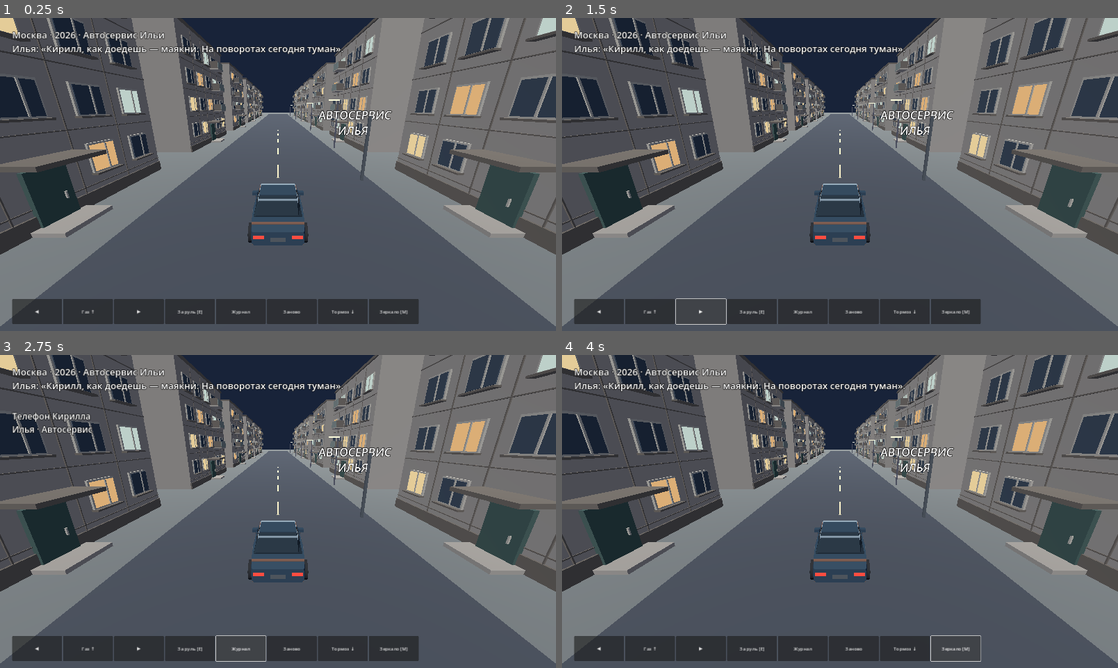
Above: before the commit, frames 1-4 (two rows, left to right).
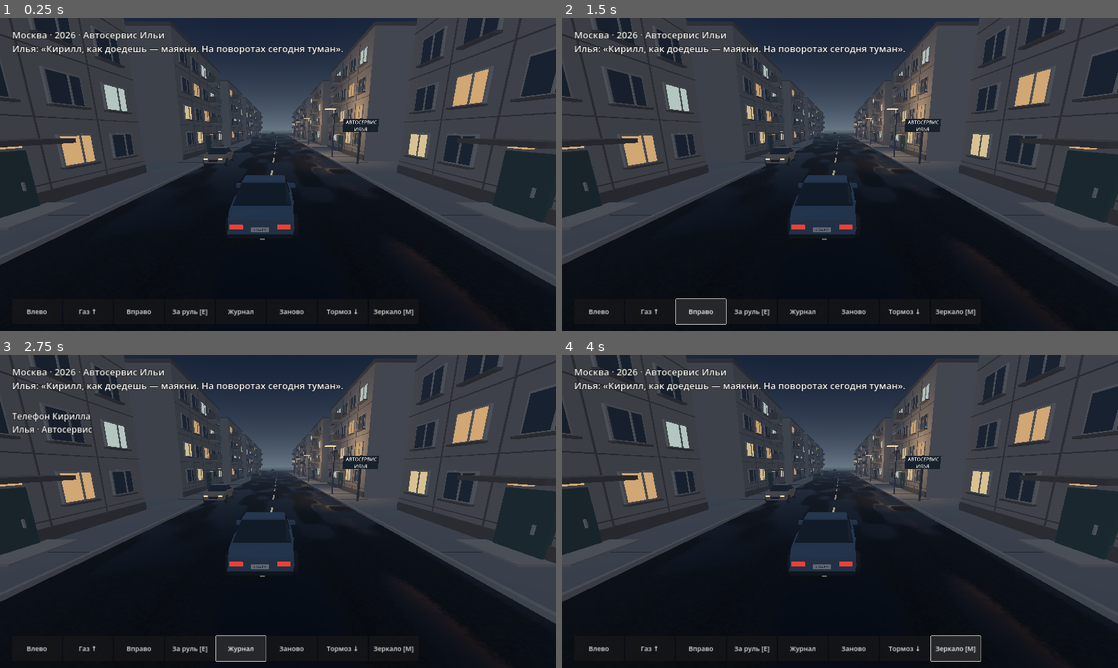
Above: after the commit, the same moments.

Repository: danilaextrem-afk/-
Game: Godot game, scene res://Content/NightRoad.tscn
The game is run twice, just before and just after one commit, with the same random seed, the same clock (stepped at 60 frames per second) and the same inputs.
Inputs (mouse positions are in pixels of both pictures, inside the frame that each line leads up to):
- Up to frame 1 (0.25 s): no input
- Up to frame 2 (1.5 s): click (600, 312) at 0.5 s, where only the run after the commit has a clickable "Влево"; click (701, 312) at 1.25 s, where only the run after the commit has a clickable "Вправо"
- Up to frame 3 (2.75 s): click "Журнал" at 2 s
- Up to frame 4 (4 s): click "Заново" at 2.75 s; click "Зеркало [M]" at 3.5 s

The runs differ from the first frame. In frame 1, 80% of the frame differs, in the area x 0-100%, y 0-100%; in frame 2, 80%; in frame 3, 79%; in frame 4, 80%.

Commit message:
Light and surface the night drive and capture the rendered gameplay frame

Diff:
--- /dev/null
+++ b/Content/Materials/wet_asphalt.gdshader
@@ -0,0 +1,32 @@
+shader_type spatial;
+
+varying vec2 ground;
+
+float hash21(vec2 p) {
+	vec3 q = fract(vec3(p.xyx) * vec3(.1031, .1030, .0973));
+	q += dot(q, q.yzx + 33.33);
+	return fract((q.x + q.y) * q.z);
+}
+float noise_at(vec2 p) {
+	vec2 cell = floor(p);
+	vec2 f = fract(p);
+	f = f*f*(3.0-2.0*f);
+	return mix(mix(hash21(cell),hash21(cell+vec2(1,0)),f.x),
+		mix(hash21(cell+vec2(0,1)),hash21(cell+1.0),f.x),f.y);
+}
+void vertex() {
+	ground = (MODEL_MATRIX * vec4(VERTEX,1.0)).xz;
+}
+void fragment() {
+	float grit = noise_at(ground * 21.0);
+	float pools = smoothstep(.47,.72,noise_at(ground*vec2(.83,.36)) + .09*grit);
+	float wheel = exp(-4.0*abs(abs(mod(ground.x,6.0)-3.0)-.81));
+	ALBEDO = mix(vec3(.082,.088,.102),vec3(.031,.042,.053),pools) * (.72+.43*grit-.18*wheel);
+	ROUGHNESS = mix(.87,.18,pools);
+	SPECULAR = mix(.32,.87,pools);
+	// Warm streaks from the right-hand lamps break up on rough patches.
+	float lamp_z = mod(ground.y+16.0+9.0,18.0)-9.0;
+	float ripple = noise_at(ground*vec2(2.8,8.0));
+	float streak = exp(-abs(ground.x-4.35-.5*(ripple-.5))*1.8-abs(lamp_z)*.22);
+	EMISSION = vec3(.45,.27,.12)*streak*pools*(.30+.70*ripple);
+}
--- a/Source/night_road.gd
+++ b/Source/night_road.gd
@@ -14,17 +14,34 @@
 var rear := false
 var recording := SubViewportContainer.new()
 var flame_nodes: Array[MeshInstance3D] = []
-var traffic := Node3D.new()
+var traffic := preload("res://Source/road_sedan.gd").new()
 var trip_time := 0.0
 
 func build_location() -> void:
+	var wet := ShaderMaterial.new()
+	wet.shader = preload("res://Content/Materials/wet_asphalt.gdshader")
+	pavement.material_override = wet
+	daylight.light_color = Color("#9aaece")
+	daylight.light_energy = .24
 	var night := WorldEnvironment.new()
 	var sky := Environment.new()
-	sky.background_mode = Environment.BG_COLOR
+	var dusk := ProceduralSkyMaterial.new()
+	dusk.sky_top_color = Color("#101a30")
+	dusk.sky_horizon_color = Color("#687784")
+	dusk.ground_horizon_color = dusk.sky_horizon_color
+	dusk.ground_bottom_color = Color("#252a32")
+	dusk.sun_angle_max = 0.0
+	sky.sky = Sky.new()
+	sky.sky.sky_material = dusk
+	sky.background_mode = Environment.BG_SKY
 	sky.background_color = Color("#182339")
 	sky.ambient_light_source = Environment.AMBIENT_SOURCE_COLOR
 	sky.ambient_light_color = Color("#b1bad6")
-	sky.ambient_light_energy = 0.5
+	sky.ambient_light_energy = .32
+	sky.fog_enabled = true
+	sky.fog_light_color = Color("#344052")
+	sky.fog_density = .008
+	sky.fog_sky_affect = .4
 	night.environment = sky
 	add_child(night)
 	for i in range(7):
@@ -34,23 +51,53 @@
 		var glow := fixture.mesh.surface_get_material(0) as StandardMaterial3D
 		glow.emission_enabled = true
 		glow.emission = Color("#ffe1a2")
+		var lamp := OmniLight3D.new()
+		city.add_child(lamp)
+		lamp.position = Vector3(5.9,4.95,z)
+		lamp.light_color = Color("#ffd4a2")
+		lamp.light_energy = 4.4
+		lamp.omni_range = 11
+		lamp.omni_attenuation = 1.2
+	for side in [-1,1]:
+		var headlight := SpotLight3D.new()
+		car.add_child(headlight)
+		headlight.position = Vector3(side*.60,.68,-2.16)
+		headlight.rotation_degrees.x = -8
+		headlight.light_color = Color("#fff0c8")
+		headlight.light_energy = 5.5
+		headlight.spot_range = 20
+		headlight.spot_angle = 26
+		headlight.spot_attenuation = 1.4
+		headlight.spot_angle_attenuation = 1.8
+	for side in [-1,1]:
+		block(city,Vector3(side*7.45,.015,-55),Vector3(2.8,.18,160),"777977")
+		block(city,Vector3(side*6.05,.035,-55),Vector3(.14,.22,160),"939089")
+		for i in 40:
+			block(city,Vector3(side*7.45,.108,20-4*i),Vector3(2.8,.012,.032),"4e5051")
 	city.add_child(figure)
 	block(figure,Vector3(0,1.0,0),Vector3(.48,1.6,.28),"202027")
 	block(figure,Vector3(0,1.98,0),Vector3(.32,.38,.32),"36303b")
+	traffic.paint_color = Color("#8f5948")
+	traffic.rotation.y = PI
+	traffic.position = Vector3(-3.1,0,-130)
 	city.add_child(traffic)
-	block(traffic,Vector3(0,.55,0),Vector3(1.7,.8,3.4),"775546")
-	block(traffic,Vector3(0,1.1,0),Vector3(1.45,.55,1.65),"899ca5")
-	for x in [-.6,.6]:
-		block(traffic,Vector3(x,.56,1.72),Vector3(.33,.16,.05),"ffe7ae")
-	block(city,Vector3(5.4,2,-5),Vector3(.16,4,.16),"4b5258")
+	for i in 3:
+		var parked := preload("res://Source/road_sedan.gd").new()
+		parked.paint_color = [Color("#a99e87"),Color("#53605a"),Color("#7f514c")][i]
+		parked.rotation.y = PI-.025*i
+		parked.position = Vector3(-4.9,0,-12-31*i)
+		city.add_child(parked)
+	block(city,Vector3(7.45,2,-11),Vector3(.16,4,.16),"4b5258")
 	var sign := Label3D.new()
 	sign.text = "АВТОСЕРВИС\nИЛЬЯ"
-	sign.font_size = 72
+	sign.font_size = 44
 	sign.pixel_size = 0.009
-	sign.position = Vector3(4.5,3.6,-5)
+	sign.position = Vector3(7.45,3.4,-10.89)
+	block(city,Vector3(7.45,3.4,-11),Vector3(2.95,1.1,.17),"29373e")
 	city.add_child(sign)
 
 func add_controls(row: HBoxContainer) -> void:
+	set_rear(false)
 	build_recording(row.get_parent())
 	brake = button(row,"Тормоз ↓")
 	button(row,"Зеркало [M]").pressed.connect(look_back)
@@ -60,8 +107,8 @@
 
 func set_rear(value: bool) -> void:
 	rear = value
-	camera.position = Vector3(0,2.0,-1.7) if rear else Vector3(0,4.5,7.4)
-	camera.rotation = Vector3(-0.08,PI,0) if rear else Vector3(-0.32,0,0)
+	camera.position = Vector3(0,2.0,-1.7) if rear else Vector3(.45,3.05,6.75)
+	camera.rotation = Vector3(-0.08,PI,0) if rear else Vector3(-.215,0,0)
 
 func look_back() -> void:
 	if phase in [Phase.DRIVE,Phase.ROADSIDE]:
@@ -161,6 +208,7 @@
 	if horse.visible:
 		horse.pose(speed*delta)
 	trip_time += delta
+	traffic.roll(8*delta)
 	traffic.position = Vector3(-3.1,0,-130+fmod(trip_time*8,155))
 	var distance := -mount.position.z
 	if phase == Phase.DRIVE and distance >= 17:
--- a/Source/road_sedan.gd
+++ b/Source/road_sedan.gd
@@ -1,5 +1,6 @@
 extends Node3D
 
+var paint_color := Color("#597991")
 var wheels: Array[Node3D] = []
 
 func finish(color: Color, metal: float, roughness: float) -> StandardMaterial3D:
@@ -54,7 +55,7 @@
 	attach(parent,mesh,mat,Vector3(offset,0,0)).rotation.z = PI/2
 
 func _ready() -> void:
-	var paint := finish(Color("#476278"),.48,.32)
+	var paint := finish(paint_color,.32,.28)
 	var glass := finish(Color("#303e49"),.30,.16)
 	var rubber := finish(Color("#24272b"),.0,.94)
 	var alloy := finish(Color("#899399"),.62,.35)
@@ -88,7 +89,17 @@
 		for side in [-1,1]:
 			trim(Vector3(side*.60,.68, -2.111 if end < 0 else 2.041),Vector3(.34,.115,.04),lens)
 	trim(Vector3(0,.57,-2.12),Vector3(.70,.17,.045),rubber)
-	trim(Vector3(0,.61,2.055),Vector3(.46,.13,.025),alloy)
+	trim(Vector3(0,.61,2.055),Vector3(.46,.13,.025),finish(Color("#dbd8cb"),.08,.47))
+	trim(Vector3(0,.43,2.04),Vector3(1.62,.095,.105),rubber)
+	trim(Vector3(0,.79,2.05),Vector3(1.25,.022,.035),alloy)
+	var registration := Label3D.new()
+	registration.text = "К 204 ВМ"
+	registration.pixel_size = .0016
+	registration.font_size = 46
+	registration.modulate = Color("#151923")
+	registration.outline_size = 0
+	registration.position = Vector3(0,.611,2.074)
+	add_child(registration)
 
 func roll(distance: float) -> void:
 	for wheel in wheels:
--- a/Source/two_epoch_road.gd
+++ b/Source/two_epoch_road.gd
@@ -12,6 +12,8 @@
 var mount := Node3D.new()
 var horse := preload("res://Source/road_horse.gd").new()
 var car := preload("res://Source/road_sedan.gd").new()
+var daylight := DirectionalLight3D.new()
+var pavement: MeshInstance3D
 var camera := Camera3D.new()
 var caption := Label.new()
 var left: Button
@@ -33,6 +35,7 @@
 func button(row: HBoxContainer, label: String) -> Button:
 	var b := Button.new()
 	b.text = label
+	b.add_theme_font_size_override("font_size",23)
 	b.custom_minimum_size = Vector2(172,86)
 	row.add_child(b)
 	return b
@@ -46,7 +49,8 @@
 	mount.add_child(car)
 	for world in [forest,city]:
 		block(world,Vector3(0,-0.6,-55),Vector3(180,1,230),"40533d" if world == forest else "717675")
-		block(world,Vector3(0,-0.08,-55),Vector3(12,0.16,160),"85664a" if world == forest else "434952")
+		var surface := block(world,Vector3(0,-0.08,-55),Vector3(12,0.16,160),"85664a" if world == forest else "434952")
+		if world == city: pavement = surface
 	var cube := BoxMesh.new()
 	cube.size = Vector3.ONE
 	var masonry := StandardMaterial3D.new()
@@ -73,9 +77,8 @@
 	mount.add_child(camera)
 	camera.position = Vector3(0,4.5,7.4)
 	camera.rotation.x = -0.32
-	var sun := DirectionalLight3D.new()
-	add_child(sun)
-	sun.rotation_degrees = Vector3(-55,-25,0)
+	add_child(daylight)
+	daylight.rotation_degrees = Vector3(-55,-25,0)
 	var ui := CanvasLayer.new()
 	add_child(ui)
 	ui.add_child(caption)
@@ -91,9 +94,9 @@
 	ui.add_child(row)
 	row.set_anchors_and_offsets_preset(Control.PRESET_BOTTOM_LEFT)
 	row.position += Vector2(42,-110)
-	left = button(row,"◀")
+	left = button(row,"Влево")
 	ride = button(row,"Ехать ▲")
-	right = button(row,"▶")
+	right = button(row,"Вправо")
 	action = button(row,"Осмотреть знак")
 	action.pressed.connect(interact)
 	button(row,"Журнал").pressed.connect(toggle_journal)
--- /dev/null
+++ b/Tools/capture_night_road.gd
@@ -0,0 +1,29 @@
+extends SceneTree
+
+# Run with a graphical driver and pass an absolute PNG destination after --.
+func _initialize() -> void:
+	call_deferred("capture")
+
+func capture() -> void:
+	var args := OS.get_cmdline_user_args()
+	if args.size() != 1 or DisplayServer.get_name() == "headless":
+		push_error("Provide a graphical driver and one output PNG path")
+		quit(1)
+		return
+	var road = preload("res://Content/NightRoad.tscn").instantiate()
+	root.add_child(road)
+	road.set_physics_process(false)
+	road.action.pressed.emit()
+	Input.action_press("ui_up")
+	Input.action_press("ui_right")
+	for i in 120:
+		if i == 65: Input.action_release("ui_right")
+		road._physics_process(1.0/60)
+	Input.action_release("ui_up")
+	await RenderingServer.frame_post_draw
+	await RenderingServer.frame_post_draw
+	var frame := root.get_texture().get_image()
+	var error := frame.save_png(args[0])
+	road.queue_free()
+	await create_timer(.4).timeout
+	quit(int(error != OK))
Binary file added: Docs/Media/night-road.jpg
Not shown, changed: Docs/07_PROGRESS_STATE.md
